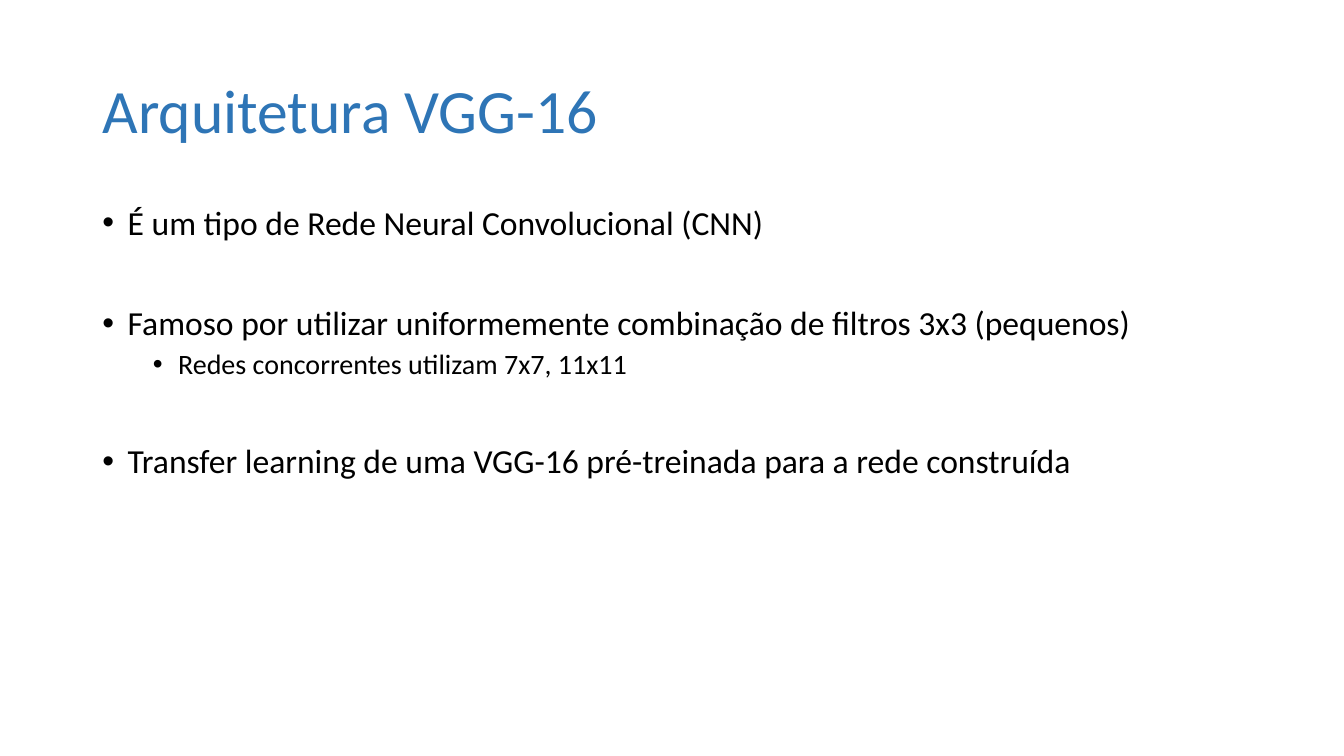
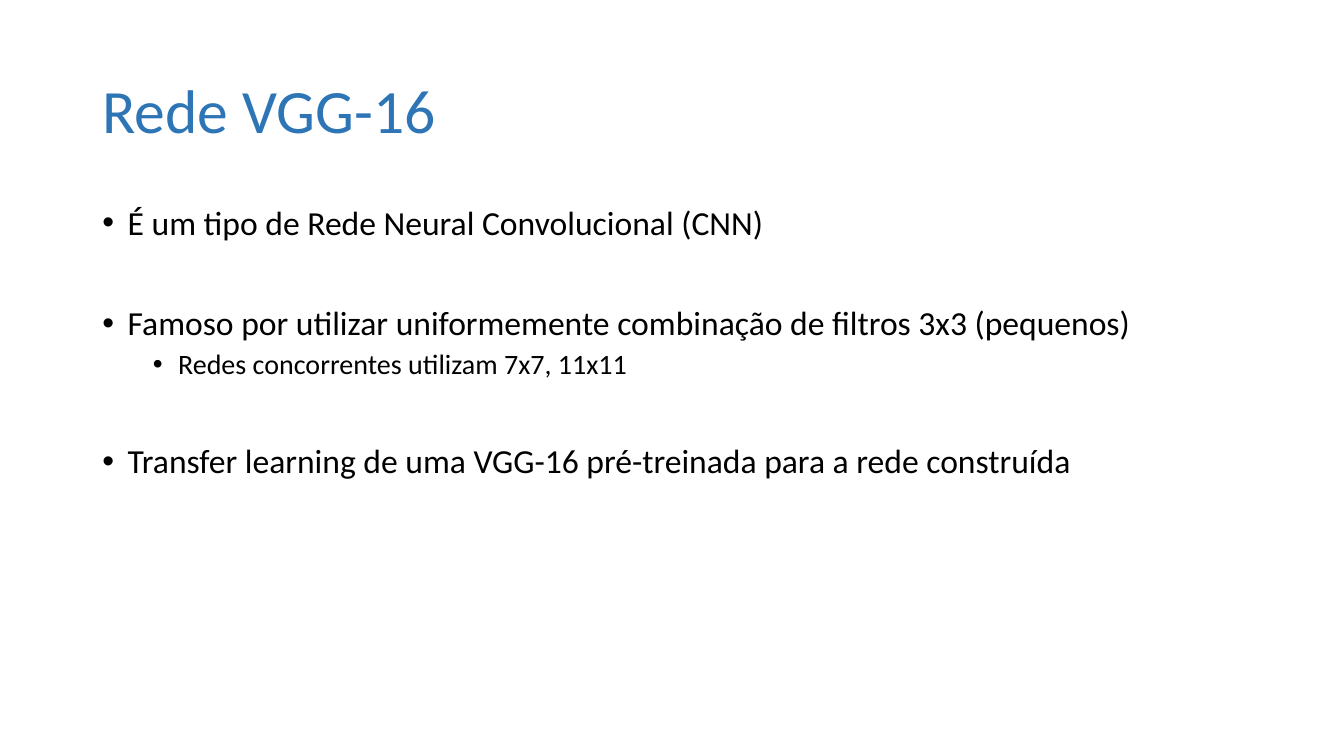
Before and after one commit to ViniPilan/avc-modeling, a slide deck: slide 12 of avc-images/apresentação II.pptx. Drawn at 1344x756 pixels with LibreOffice and Linux fonts; fonts in the diff are those of the drawing. Boxes give left, top, right and bottom in pixels: in the first picture for what was removed or moved away, otherwise in the second. Text is boxed around its words. In the diff, an @@ line names an element or a change of style, - is before the commit and + after.

```diff
--- a/avc-images/apresentação II.pptx
+++ b/avc-images/apresentação II.pptx
@@ title at (x1=102, y1=90, x2=435, y2=134): text changed @@
-Arquitetura VGG-16
+Rede VGG-16
```
Also in this commit, not shown: 3 other slides changed, 2 slides added, 1 slide removed.
